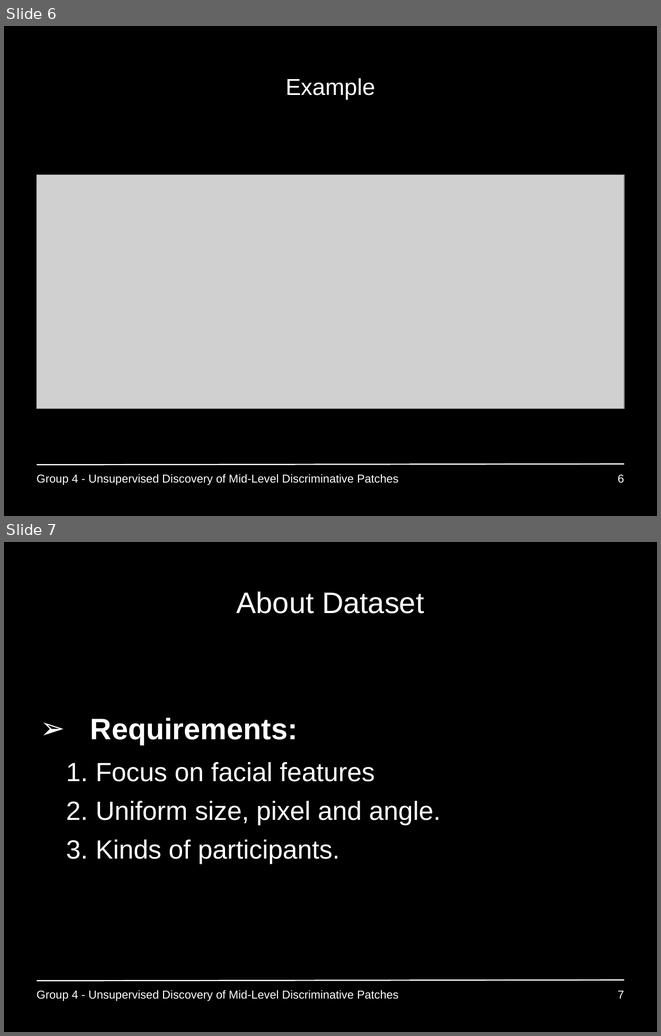
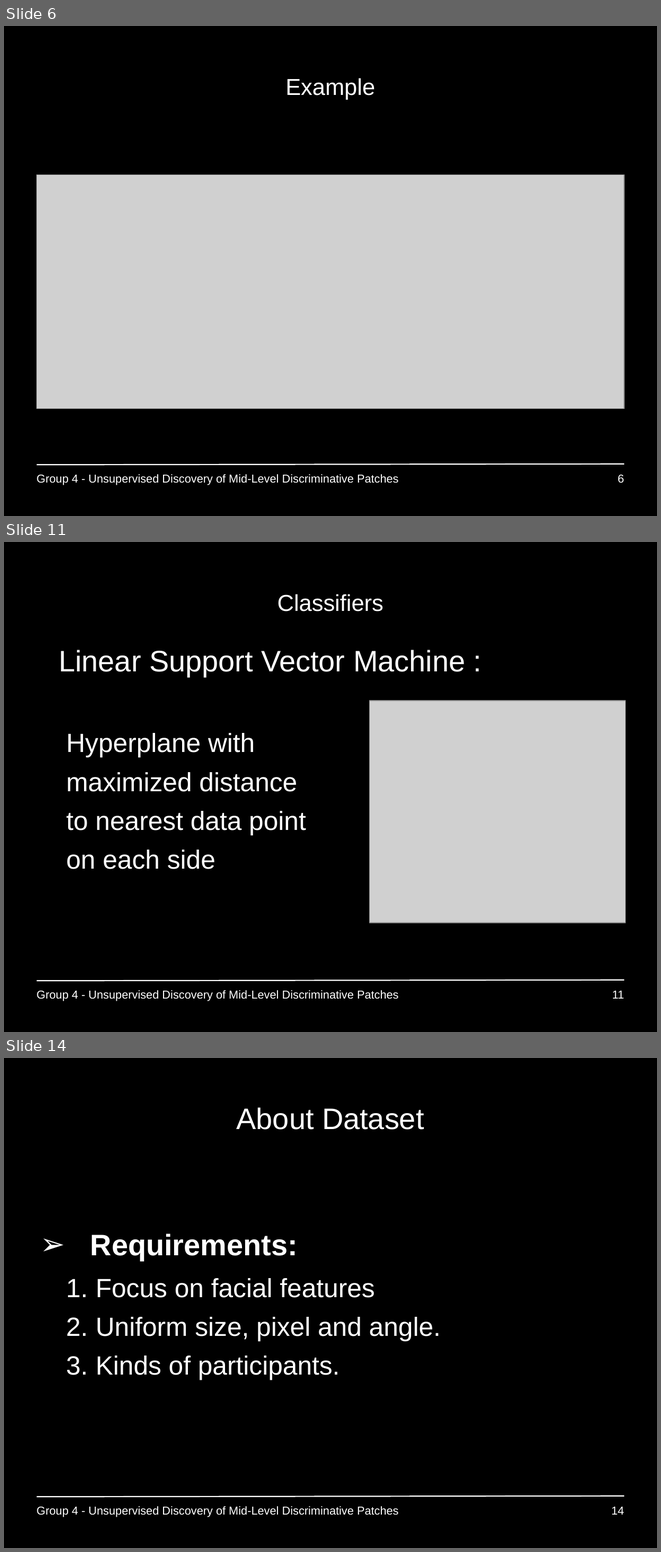
Before and after one commit to GiannisPapadopoulos/DiscriminativePatches, a slide deck: presentations/period3/MAI_Project1_Group4.ppt. Shown one above the other, each under a label of ours: slides 6 and 7 before the commit, slides 6, 11 and 14 after it; the slides between them are not shown. The pictures are 661x1036 and 661x1552 pixels, drawn with LibreOffice and Linux fonts; fonts in the diff are those of the drawing; grey boxes stand for pictures; background and template pictures are left out. Boxes give left, top, right and bottom in pixels: in the first picture for what was removed or moved away, otherwise in the second. Text is boxed around its words. In the diff, an @@ line names an element or a change of style, - is before the commit and + after.

```diff
--- a/presentations/period3/MAI_Project1_Group4.ppt
+++ b/presentations/period3/MAI_Project1_Group4.ppt
@@ slide 11 added at box(4, 542, 657, 1032), background #000000; not listed: 1 template element that a slide beside it also shows @@
@@ title added at box(277, 594, 383, 611), 28 pt, text #FFFFFF @@
+Classifiers
@@ text added at box(59, 650, 465, 869), 32 pt, text #FFFFFF @@
+• Linear Support Vector Machine :
+  Hyperplane with
+  maximized distance
+  to nearest data point
+  on each side
@@ picture added at box(370, 701, 626, 923) @@
@@ text added at box(36, 990, 399, 1000), 14 pt, text #FFFFFF @@
+Group 4 - Unsupervised Discovery of Mid-Level Discriminative Patches
@@ page number added at box(612, 990, 624, 998), 14 pt, text #FFFFFF @@
+11
@@ what was slide 7 is now slide 14 @@
@@ page number at box(611, 1506, 624, 1514): text changed @@
-7
+14
```
Also in this commit, not shown: 11 slides changed, 6 other slides added.
